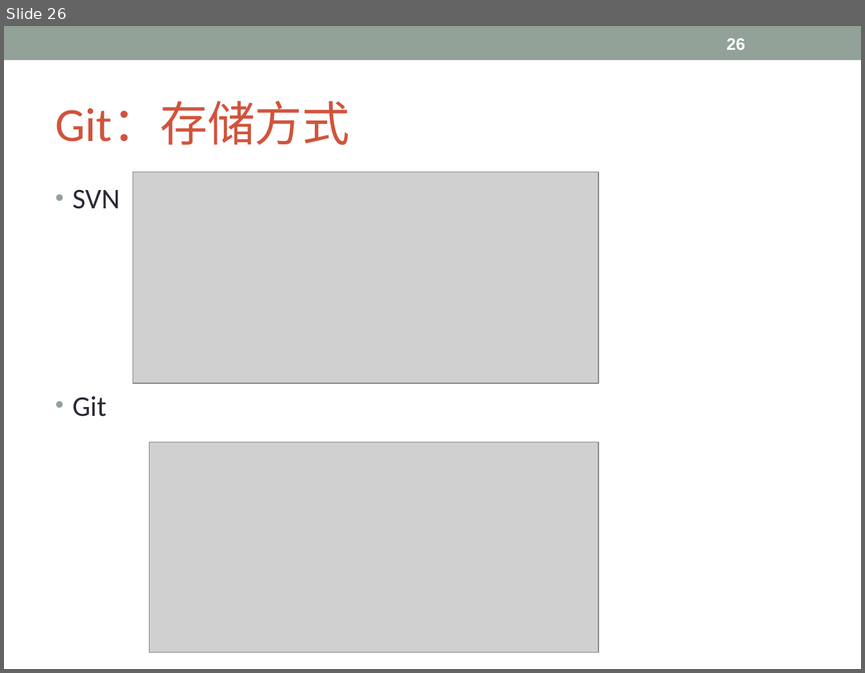
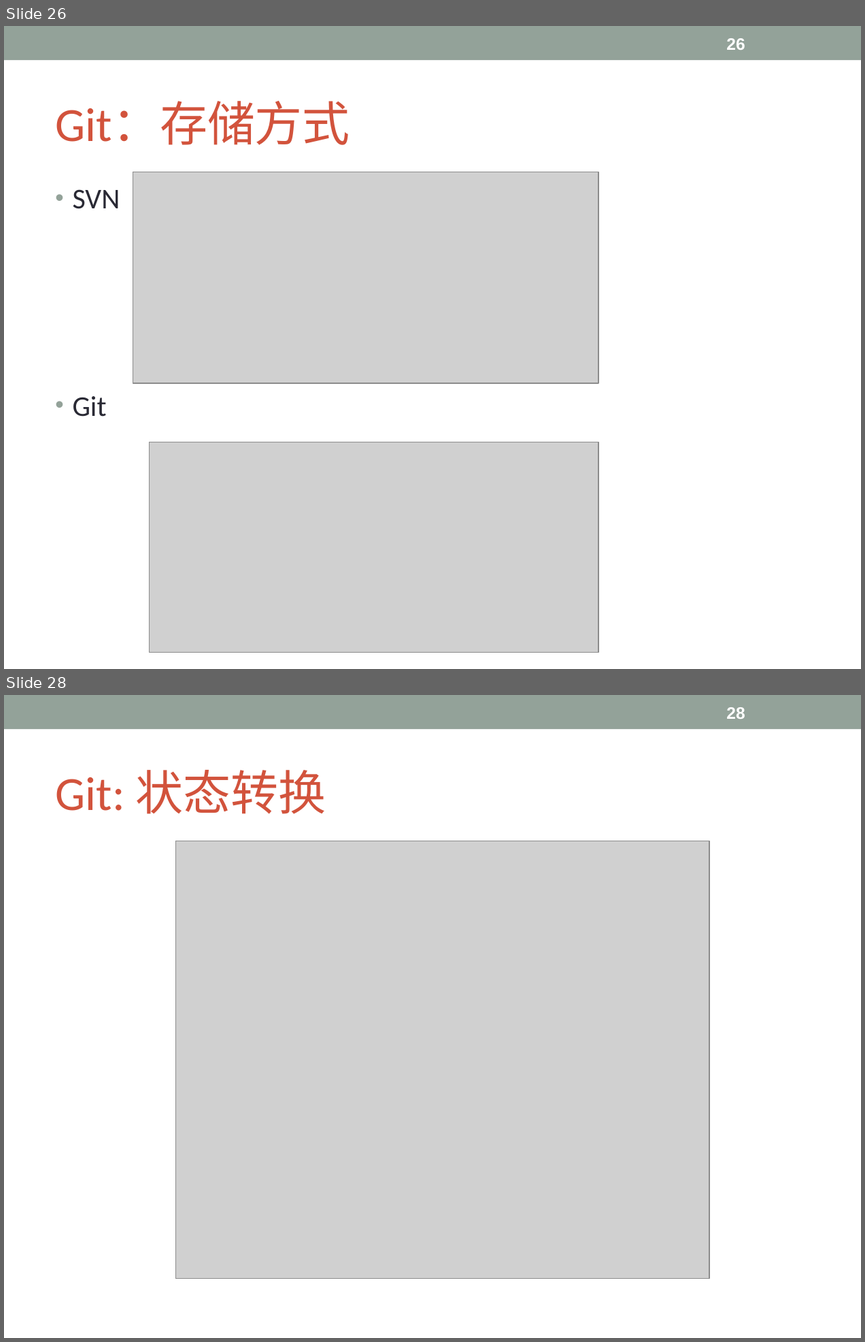
Before and after one commit to Lyon-NEU/Git, a slide deck: git.ppt. Shown one above the other, each under a label of ours: slide 26 before the commit, slides 26 and 28 after it; the slides between them are not shown. The pictures are 865x673 and 865x1342 pixels, drawn with LibreOffice and Linux fonts; fonts in the diff are those of the drawing; grey boxes stand for pictures. Boxes give left, top, right and bottom in pixels: in the first picture for what was removed or moved away, otherwise in the second. Text is boxed around its words. In the diff, an @@ line names an element or a change of style, - is before the commit and + after.

```diff
--- a/git.ppt
+++ b/git.ppt
@@ slide 28 added at bbox=[4, 695, 861, 1338], background #FFFFFF; not listed: 1 template element that a slide beside it also shows @@
@@ page number added at bbox=[726, 707, 745, 719], 14 pt, text #FFFFFF, bold @@
+28
@@ title added at bbox=[56, 770, 326, 814], 40 pt, text #D2533C @@
+Git: 状态转换
@@ picture added at bbox=[176, 841, 709, 1278] @@
```
Also in this commit, not shown: 14 slides changed, 1 slide removed.
